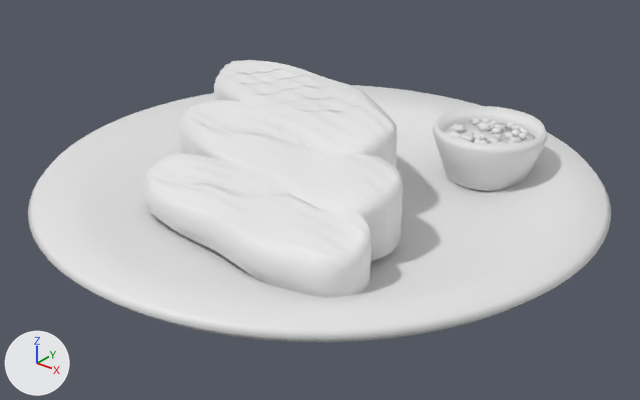
The glTF model public/demo-models/picanha-na-brasa.glb, before and after one commit.
Both versions are drawn from a 50 mm lens placed at (0.253, -0.316, 0.198), pointed at (0.006, -0.007, 0.006). The axes (+X, +Y, +Z) are drawn at lower left. The lights are the same throughout. The first picture is the older version. Materials are left out; every surface is plain grey. Where no turn or scale is listed for an object, it has been applied to the vertices. Vertices at exactly the same position are counted once.

The scene before the commit, as lines of its bpy script (objects in view):
```python
me_mesh_1 = bpy.data.meshes.new('Mesh_1')
me_mesh_1.from_pydata(...)  # 1096 vertices, 1920 faces; spans x -0.14..0.14, y -0.14..0.14, z 0.0..0.035
me_mesh_1.materials.append(mat_real_porcelana)
me_mesh_4 = bpy.data.meshes.new('Mesh_4')
me_mesh_4.from_pydata(...)  # 1116 vertices, 2040 faces; spans x -0.075..0.0685, y -0.0837..0.0019, z 0.0226..0.0431
me_mesh_4.materials.append(mat_real_carne_ao_ponto)
me_mesh_5 = bpy.data.meshes.new('Mesh_5')
me_mesh_5.from_pydata(...)  # 1903 vertices, 3492 faces; spans x -0.102..0.077, y -0.086..0.051, z 0.006..0.051
me_mesh_5.materials.append(mat_real_carne_selada)
me_mesh_8 = bpy.data.meshes.new('Mesh_8')
me_mesh_8.from_pydata(...)  # 1287 vertices, 1948 faces; spans x -0.093..0.073, y -0.07..0.051, z 0.009..0.052
me_mesh_8.materials.append(mat_real_gordura)
ob_prato004 = bpy.data.objects.new('Prato004', me_mesh_1)
ob_prato004.location = (0.0, 0.0, 0.0)
ob_sm_picanha_real_carne_ao_ponto = bpy.data.objects.new('SM_Picanha_REAL-carne-ao-ponto', me_mesh_4)
ob_sm_picanha_real_carne_ao_ponto.location = (0.0, 0.0, 0.0)
ob_sm_picanha_real_carne_selada = bpy.data.objects.new('SM_Picanha_REAL-carne-selada', me_mesh_5)
ob_sm_picanha_real_carne_selada.location = (0.0, 0.0, 0.0)
ob_sm_picanha_real_gordura = bpy.data.objects.new('SM_Picanha_REAL-gordura', me_mesh_8)
ob_sm_picanha_real_gordura.location = (0.0, 0.0, 0.0)
# also in view: 'Conteudo001' at (0.056, 0.069, 0.022)
```
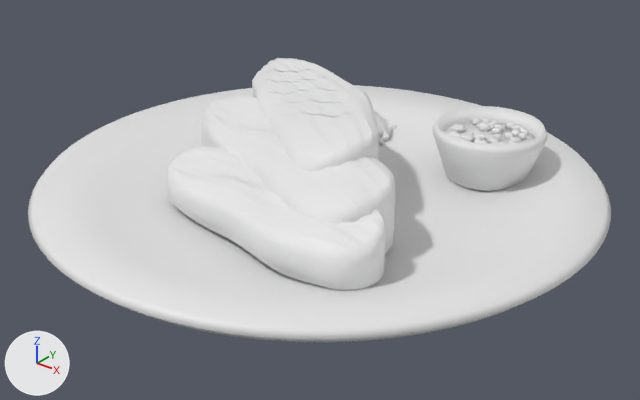
Boxes (x1, y1, x2, y2) around the edits, measured in the pictures (640 x 400 px; the box of a moved part takes in the faces that stretch with it):
'SM_Picanha_REAL-carne-selada', reshaped (12% narrower): before (144, 60, 402, 297); after (166, 58, 394, 290)
'SM_Picanha_REAL-carne-ao-ponto', reshaped (11% narrower): before (149, 100, 393, 261); after (171, 96, 387, 252)
'SM_Picanha_REAL-gordura', reshaped (11% narrower): before (157, 62, 403, 236); after (177, 62, 395, 244)
part 1 of me_mesh_4, moved or reshaped: before (184, 100, 393, 211); after (204, 96, 387, 211)
part 2 of me_mesh_4, moved or reshaped: before (149, 155, 361, 261); after (171, 148, 376, 252)
part 3 of me_mesh_5, moved or reshaped: before (214, 60, 396, 166); after (252, 58, 373, 171)
part 4 of me_mesh_5, moved or reshaped: before (180, 100, 402, 261); after (201, 96, 394, 253)
part 5 of me_mesh_5, moved or reshaped: before (144, 155, 372, 297); after (166, 148, 386, 290)
part 6 of me_mesh_8, moved or reshaped: before (273, 62, 397, 168); after (309, 62, 379, 159)
part 7 of me_mesh_8, moved or reshaped (mostly hidden): before (227, 100, 403, 236); after (252, 97, 395, 244)
part 8 of me_mesh_8, moved or reshaped (mostly hidden afterwards): before (169, 154, 370, 231); after (193, 146, 385, 224)
part 9 of me_mesh_8, moved or reshaped: before (190, 183, 243, 197); after (211, 175, 261, 189)

What changed in the scene script:
```text
Change me_mesh_4:
    used by ob_sm_picanha_real_carne_ao_ponto; location = (0.0, 0.0, 0.0)
    remove me_mesh_4.from_pydata(...)  # 1116 vertices, 2040 faces; spans x -0.075..0.0685, y -0.0837..0.0019, z 0.0226..0.0431
    add me_mesh_4.from_pydata(...)  # 1116 vertices, 2040 faces; spans x -0.0722..0.0693, y -0.074..0.0141, z 0.0226..0.0431
    me_mesh_4 part 1: the loose piece of 558 vertices spanning x -0.075..0.0586, y -0.0558..0.0019, z 0.0302..0.0431 is turned -8 degrees about the z axis through its middle, then moved by (0.0003, 0.0041, 0.0)
    me_mesh_4 part 2: the loose piece of 558 vertices spanning x -0.0486..0.0685, y -0.0837..-0.043, z 0.0226..0.0346 is turned -2.3 degrees about the z axis through its middle, then moved by (0.0009, 0.011, 0.0)
Change me_mesh_5:
    used by ob_sm_picanha_real_carne_selada; location = (0.0, 0.0, 0.0)
    remove me_mesh_5.from_pydata(...)  # 1903 vertices, 3492 faces; spans x -0.102..0.077, y -0.086..0.051, z 0.006..0.051
    add me_mesh_5.from_pydata(...)  # 1903 vertices, 3492 faces; spans x -0.088..0.078, y -0.077..0.067, z 0.006..0.051
    me_mesh_5 part 3: the loose piece of 963 vertices spanning x -0.102..0.043, y -0.026..0.051, z 0.006..0.051 is turned -16.6 degrees about the z axis through its middle, then moved by (0.005, 0.002, 0.0)
    me_mesh_5 part 4: the loose piece of 470 vertices spanning x -0.085..0.068, y -0.059..0.008, z 0.006..0.042 is turned -8 degrees about the z axis through its middle, then moved by (0.001, 0.004, 0.0)
    me_mesh_5 part 5: the loose piece of 470 vertices spanning x -0.057..0.077, y -0.086..-0.039, z 0.006..0.034 is turned -2.3 degrees about the z axis through its middle, then moved by (0.001, 0.011, 0.0)
Change me_mesh_8:
    used by ob_sm_picanha_real_gordura; location = (0.0, 0.0, 0.0)
    remove me_mesh_8.from_pydata(...)  # 1287 vertices, 1948 faces; spans x -0.093..0.073, y -0.07..0.051, z 0.009..0.052
    add me_mesh_8.from_pydata(...)  # 1287 vertices, 1948 faces; spans x -0.076..0.074, y -0.057..0.068, z 0.009..0.052
    me_mesh_8 part 6: the loose piece of 259 vertices spanning x -0.093..0.041, y 0.005..0.051, z 0.009..0.052 is turned -16.7 degrees about the z axis through its middle, then moved by (0.009, 0.001, 0.0)
    me_mesh_8 part 7: the loose piece of 259 vertices spanning x -0.078..0.065, y -0.025..0.008, z 0.009..0.043 is turned -8.1 degrees about the z axis through its middle, then moved by (0.003, 0.004, 0.0)
    me_mesh_8 part 8: the loose piece of 259 vertices spanning x -0.054..0.073, y -0.059..-0.038, z 0.009..0.035 is turned -2.3 degrees about the z axis through its middle, then moved by (0.002, 0.011, 0.0)
    me_mesh_8 part 9: the loose piece of 51 vertices spanning x -0.024..0.009, y -0.066..-0.063, z 0.028..0.031 is moved by (0.001, 0.012, 0.0)
    other edits to the shape of me_mesh_8 do not show in these pictures
```
